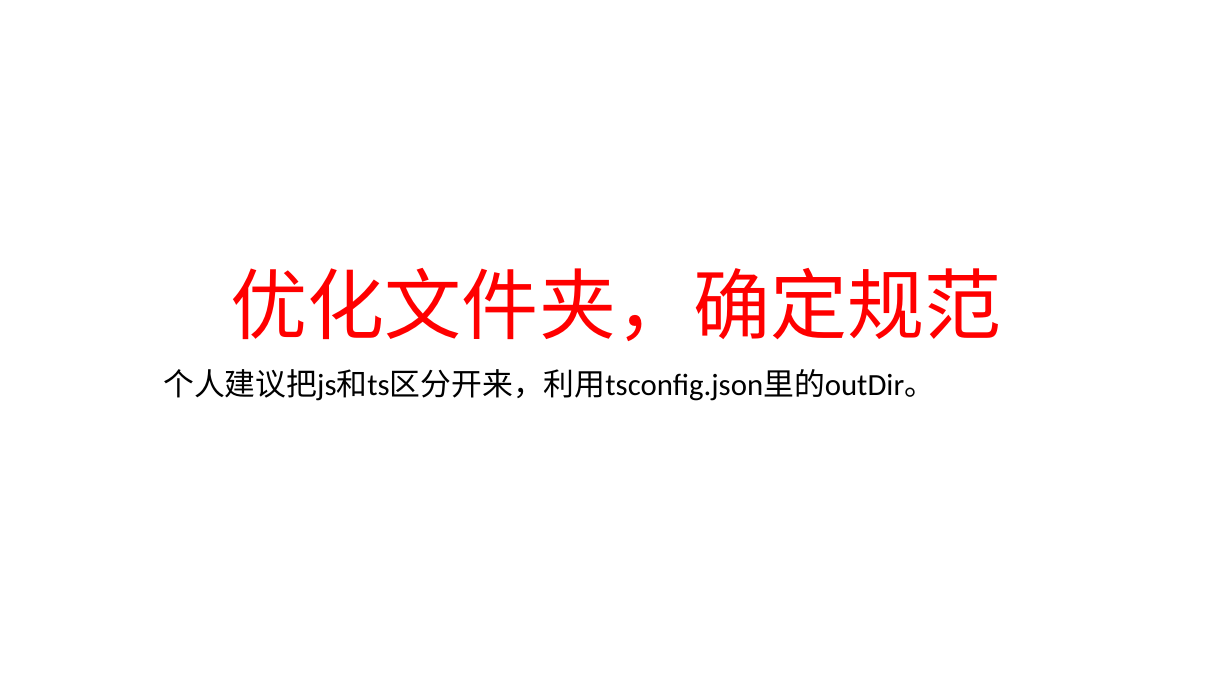
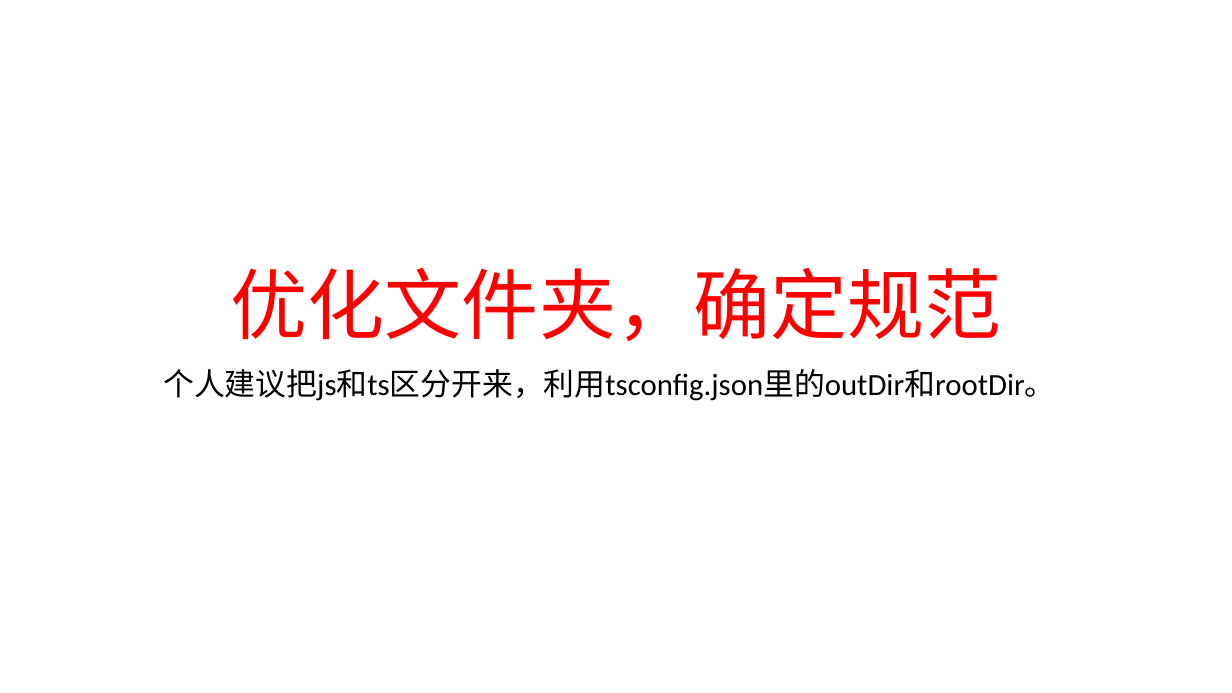
Before and after one commit to BOMBOMBANG/testDaily, a slide deck: slide 5 of tsc.pptx. Drawn at 1232x693 pixels with LibreOffice and Linux fonts; fonts in the diff are those of the drawing. Boxes give left, top, right and bottom in pixels: in the first picture for what was removed or moved away, otherwise in the second. Text is boxed around its words. In the diff, an @@ line names an element or a change of style, - is before the commit and + after.

```diff
--- a/tsc.pptx
+++ b/tsc.pptx
@@ subtitle at bbox=[163, 369, 1055, 401]: text changed @@
-个人建议把js和ts区分开来，利用tsconfig.json里的outDir。
+个人建议把js和ts区分开来，利用tsconfig.json里的outDir和rootDir。
```
Also in this commit, not shown: 21 other files.
